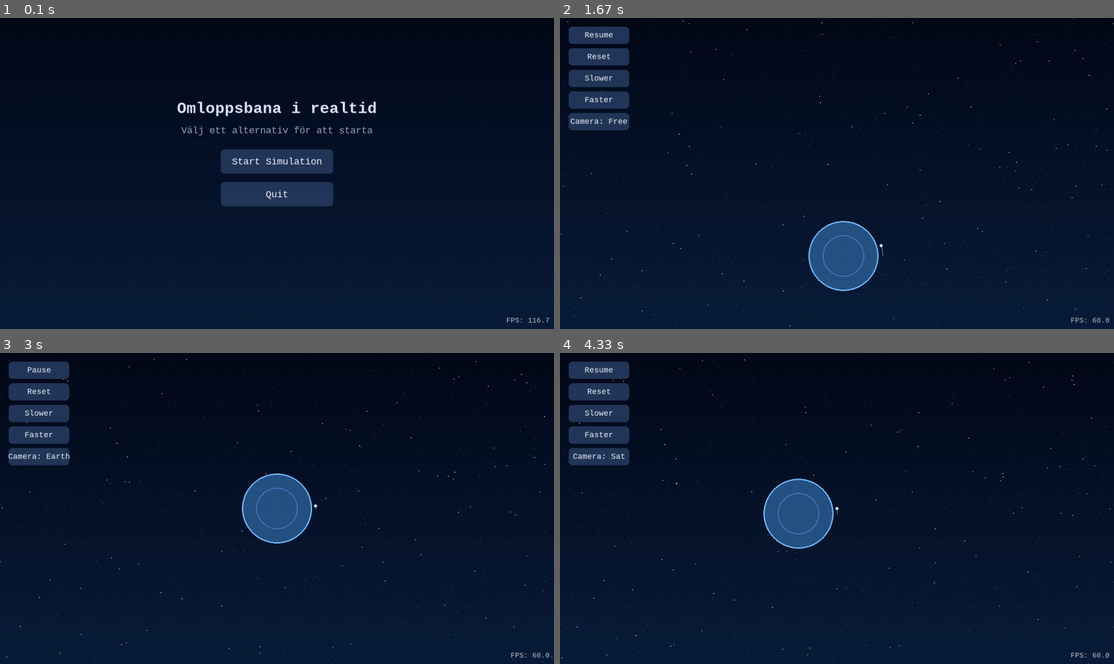
Above: before the commit, frames 1-4 (two rows, left to right).
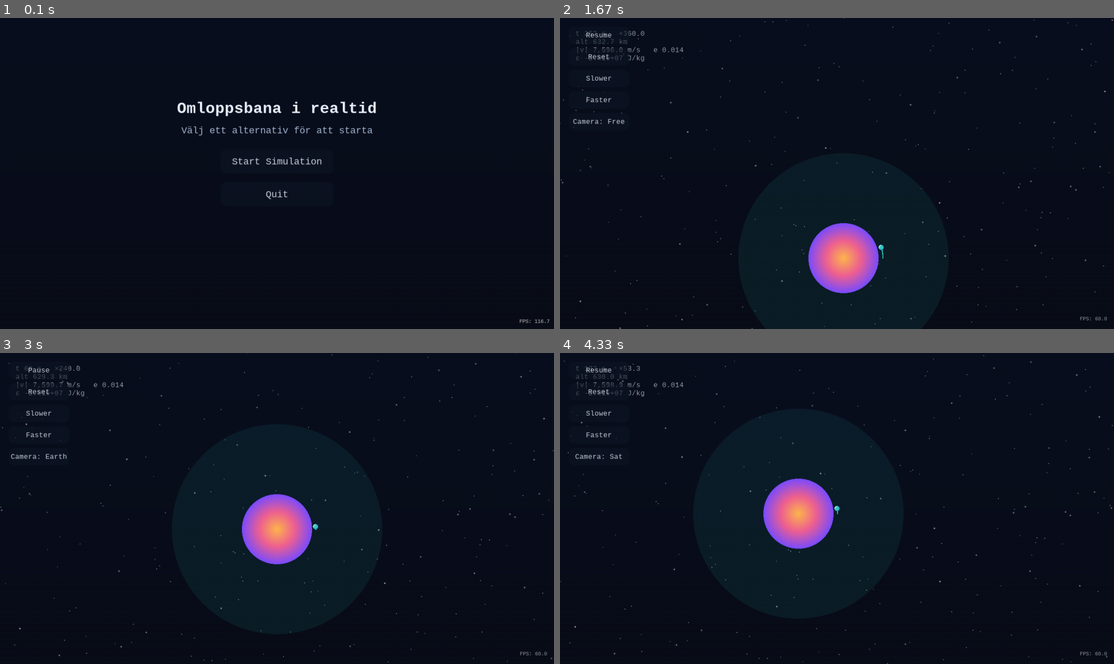
Above: after the commit, the same moments.

Repository: askel-dev/gymnasiearbete-omloppsbana
Game: pygame game, started from src/orbit_pygame.py
The game is run twice, just before and just after one commit, with the same random seed, the same clock (stepped at 60 frames per second) and the same inputs.
Inputs (mouse positions are in pixels of both pictures, inside the frame that each line leads up to):
- Up to frame 1 (0.1 s): no input
- Up to frame 2 (1.67 s): press the mouse at (837, 161) at 0.37 s; move the mouse to (748, 204) at 0.47 s; release the mouse at (665, 245) at 0.6 s; tap C at 0.67 s; press the mouse at (837, 161) at 1.03 s; move the mouse to (859, 198) at 1.13 s; release the mouse at (875, 238) at 1.27 s; hold Right from 1.33 s (still down); tap Space at 1.4 s
- Up to frame 3 (3 s): tap Space at 1.7, 1.9, 2.23, 2.53 s; release Right at 1.8 s; hold Up 1.83-2.13 s; tap C at 1.98 s; hold Right 2.17-2.63 s; press the mouse at (38, 390) at 2.7 s; move the mouse to (55, 446) at 2.8 s; release the mouse at (72, 499) at 2.93 s
- Up to frame 4 (4.33 s): hold Left 3-3.53 s; tap Space at 3.07, 3.37, 3.63, 3.97, 4.27 s; tap C at 3.15 s; hold Down 3.57-3.87 s; hold Left 3.9-4.3 s

The runs differ from the first frame. In frame 1, 29% of the frame differs, in the area x 0-100%, y 42-100%; in frame 2, 23%; in frame 3, 29%; in frame 4, 29%, in the area x 0-100%, y 0-100%.

Commit message:
Redesign orbital visualization aesthetics

Diff:
--- a/src/orbit_pygame.py
+++ b/src/orbit_pygame.py
@@ -14,7 +14,12 @@
 from logging_utils import RunLogger
 
 
-def create_vertical_gradient(width: int, height: int, top_color: tuple[int, int, int], bottom_color: tuple[int, int, int]) -> pygame.Surface:
+def create_vertical_gradient(
+    width: int,
+    height: int,
+    top_color: tuple[int, int, int],
+    bottom_color: tuple[int, int, int],
+) -> pygame.Surface:
     surface = pygame.Surface((width, height))
     for y in range(height):
         ratio = y / max(1, height - 1)
@@ -26,58 +31,137 @@
     return surface.convert()
 
 
-def draw_text_with_shadow(surface: pygame.Surface, font: pygame.font.Font, text: str, position: tuple[int, int]) -> None:
-    shadow_color = HUD_SHADOW_COLOR[:3]
-    shadow_surf = font.render(text, True, shadow_color)
-    if len(HUD_SHADOW_COLOR) == 4:
-        shadow_surf.set_alpha(HUD_SHADOW_COLOR[3])
+def draw_text_with_shadow(
+    surface: pygame.Surface,
+    font: pygame.font.Font,
+    text: str,
+    position: tuple[int, int],
+    *,
+    shadow: bool = False,
+) -> None:
     text_surf = font.render(text, True, HUD_TEXT_COLOR)
-    x, y = position
-    surface.blit(shadow_surf, (x + 2, y + 2))
+    if HUD_TEXT_ALPHA < 255:
+        text_surf.set_alpha(HUD_TEXT_ALPHA)
+    if shadow:
+        shadow_color = HUD_SHADOW_COLOR[:3]
+        shadow_surf = font.render(text, True, shadow_color)
+        if len(HUD_SHADOW_COLOR) == 4:
+            shadow_surf.set_alpha(HUD_SHADOW_COLOR[3])
+        x, y = position
+        surface.blit(shadow_surf, (x + 1, y + 1))
     surface.blit(text_surf, position)
 
 
+def _lerp_color(c1: tuple[int, int, int], c2: tuple[int, int, int], t: float) -> tuple[int, int, int]:
+    return tuple(int(c1[i] + (c2[i] - c1[i]) * t) for i in range(3))
+
+
 @lru_cache(maxsize=128)
-def _earth_surface(radius: int) -> pygame.Surface:
+def _planet_surface(radius: int) -> pygame.Surface:
+    if radius <= 0:
+        return pygame.Surface((1, 1), pygame.SRCALPHA)
+
+    outer_radius = max(radius * 3, radius + 12)
+    size = outer_radius * 2
+    surface = pygame.Surface((size, size), pygame.SRCALPHA)
+    center = outer_radius
+
+    inner_halo_radius = max(radius * 2, radius + 4)
+    outer_halo_radius = max(radius * 3, inner_halo_radius + 4)
+
+    pygame.draw.circle(surface, INNER_HALO_COLOR, (center, center), inner_halo_radius)
+    pygame.draw.circle(surface, OUTER_HALO_COLOR, (center, center), outer_halo_radius)
+
     diameter = radius * 2
-    ring_width = max(1, min(3, radius // 6 + 1))
-    padding = ring_width + 3
-    size = diameter + padding * 2
-    surface = pygame.Surface((size, size), pygame.SRCALPHA)
-    center = size // 2
-    if radius <= 0:
-        return surface
-
-    pygame.draw.circle(surface, EARTH_FILL_COLOR, (center, center), radius)
-
-    pygame.draw.circle(surface, EARTH_PRIMARY_RING_COLOR, (center, center), radius, ring_width)
-
-    inner_radius = int(radius * 0.6)
-    inner_ring_width = max(1, ring_width - 1)
-    if inner_radius > inner_ring_width:
-        pygame.draw.circle(
-            surface,
-            EARTH_SECONDARY_RING_COLOR,
-            (center, center),
-            inner_radius,
-            inner_ring_width,
-        )
-
+    planet_surface = pygame.Surface((diameter, diameter), pygame.SRCALPHA)
+    planet_center = radius - 0.5
+    for y in range(diameter):
+        for x in range(diameter):
+            dx = x - planet_center
+            dy = y - planet_center
+            dist = math.hypot(dx, dy)
+            if dist > radius:
+                continue
+            t = dist / max(1, radius)
+            if t <= 0.5:
+                color = _lerp_color(PLANET_COLOR_CORE, PLANET_COLOR_MID, t / 0.5)
+            else:
+                color = _lerp_color(PLANET_COLOR_MID, PLANET_COLOR_EDGE, (t - 0.5) / 0.5)
+            planet_surface.set_at((x, y), (*color, 255))
+
+    surface.blit(planet_surface, (center - radius, center - radius))
     return surface
 
 
 def draw_earth(surface: pygame.Surface, position: tuple[int, int], radius: int) -> None:
     if radius <= 0:
         return
-    earth_surface = _earth_surface(radius)
+    earth_surface = _planet_surface(radius)
     rect = earth_surface.get_rect(center=position)
     surface.blit(earth_surface, rect)
 
 
-def draw_satellite(surface: pygame.Surface, position: tuple[int, int]) -> None:
-    pygame.draw.circle(surface, SAT_COLOR, position, SAT_RADIUS)
-    if SAT_OUTLINE_WIDTH > 0:
-        pygame.draw.circle(surface, SAT_OUTLINE_COLOR, position, SAT_RADIUS, SAT_OUTLINE_WIDTH)
+@lru_cache(maxsize=64)
+def _satellite_surface(radius: int) -> pygame.Surface:
+    size = radius * 4
+    surface = pygame.Surface((size, size), pygame.SRCALPHA)
+    center = size // 2
+    light_dir = SAT_LIGHT_DIR
+    length = math.hypot(light_dir[0], light_dir[1])
+    if length != 0:
+        light_dir = (light_dir[0] / length, light_dir[1] / length)
+    for y in range(size):
+        for x in range(size):
+            dx = x - center + 0.5
+            dy = y - center + 0.5
+            dist = math.hypot(dx, dy)
+            if dist > radius:
+                continue
+            t = dist / max(1, radius)
+            base_color = _lerp_color(SAT_COLOR_CORE, SAT_COLOR_EDGE, t)
+            nx = dx / max(1e-6, radius)
+            ny = dy / max(1e-6, radius)
+            dot = max(0.0, nx * light_dir[0] + ny * light_dir[1])
+            rim = min(1.0, (t ** 1.5) * (dot ** 2) * 2.0)
+            color = _lerp_color(base_color, SAT_HIGHLIGHT_COLOR, rim)
+            surface.set_at((x, y), (*color, 255))
+    return surface
+
+
+def draw_satellite(
+    surface: pygame.Surface,
+    position: tuple[int, int],
+    planet_position: tuple[int, int] | None,
+    radius: int,
+) -> None:
+    if radius <= 0:
+        return
+
+    if planet_position is not None:
+        dx = planet_position[0] - position[0]
+        dy = planet_position[1] - position[1]
+        distance = math.hypot(dx, dy)
+        if distance != 0:
+            offset_scale = radius * 0.6
+            offset_x = int(dx / distance * offset_scale)
+            offset_y = int(dy / distance * offset_scale)
+        else:
+            offset_x = offset_y = 0
+        shadow_surface = pygame.Surface((radius * 4, radius * 4), pygame.SRCALPHA)
+        pygame.draw.circle(
+            shadow_surface,
+            SAT_SHADOW_COLOR,
+            (radius * 2, radius * 2),
+            radius,
+        )
+        shadow_rect = shadow_surface.get_rect(
+            center=(position[0] + offset_x, position[1] + offset_y)
+        )
+        surface.blit(shadow_surface, shadow_rect)
+
+    sat_surface = _satellite_surface(radius)
+    sat_rect = sat_surface.get_rect(center=position)
+    surface.blit(sat_surface, sat_rect)
 
 
 def draw_velocity_arrow(surface: pygame.Surface, start: tuple[int, int], end: tuple[int, int], head_length: int, head_angle: float) -> None:
@@ -94,35 +178,46 @@
     pygame.draw.polygon(surface, VEL_COLOR, [end, left, right])
 
 
-def generate_starfield(num_stars: int) -> list[dict[str, float | tuple[int, int]]]:
-    stars: list[dict[str, float | tuple[int, int]]] = []
+def generate_starfield(num_stars: int) -> list[dict[str, object]]:
+    stars: list[dict[str, object]] = []
     for _ in range(num_stars):
         x = random.uniform(0, WIDTH)
         y = random.uniform(0, HEIGHT)
-        size = random.choice([1, 1, 1, 2])
-        brightness = random.randint(140, 220)
-        parallax = random.uniform(0.05, 0.35)
-        stars.append({
-            "pos": (x, y),
-            "size": size,
-            "brightness": brightness,
-            "parallax": parallax,
-        })
+        radius = random.choice([1, 1, 1, 2])
+        alpha = random.randint(80, 150)
+        base = random.randint(200, 240)
+        color = (
+            max(0, base - random.randint(10, 25)),
+            max(0, base - random.randint(5, 15)),
+            base,
+        )
+        star_surface = pygame.Surface((radius * 2, radius * 2), pygame.SRCALPHA)
+        pygame.draw.circle(
+            star_surface,
+            (*color, alpha),
+            (radius, radius),
+            radius,
+        )
+        stars.append(
+            {
+                "pos": (x, y),
+                "surface": star_surface,
+                "radius": radius,
+            }
+        )
     return stars
 
 
 def draw_starfield(surface: pygame.Surface, camera_center: np.ndarray, ppm: float) -> None:
-    offset_x = camera_center[0] * ppm
-    offset_y = camera_center[1] * ppm
+    offset_x = camera_center[0] * ppm * STARFIELD_PARALLAX
+    offset_y = camera_center[1] * ppm * STARFIELD_PARALLAX
     for star in STARFIELD:
         base_x, base_y = star["pos"]  # type: ignore[index]
-        parallax = star["parallax"]  # type: ignore[index]
-        sx = int((base_x - offset_x * parallax) % WIDTH)
-        sy = int((base_y + offset_y * parallax) % HEIGHT)
-        brightness = star["brightness"]  # type: ignore[index]
-        color = (brightness, brightness, brightness)
-        size = star["size"]  # type: ignore[index]
-        surface.fill(color, (sx, sy, size, size))
+        star_surface = star["surface"]  # type: ignore[index]
+        radius = star["radius"]  # type: ignore[index]
+        sx = int((base_x - offset_x) % WIDTH)
+        sy = int((base_y + offset_y) % HEIGHT)
+        surface.blit(star_surface, (sx - radius, sy - radius))
 
 # =======================
 #   FYSIK & KONSTANTER
@@ -150,31 +245,42 @@
 # Dessa värden sätts om efter att displayen initierats, men behöver
 # startvärden för typkontroller och tooling.
 WIDTH, HEIGHT = 1000, 800
-BG_COLOR_TOP = (5, 10, 25)
-BG_COLOR_BOTTOM = (10, 30, 60)
-EARTH_FILL_COLOR = (38, 82, 132)
-EARTH_PRIMARY_RING_COLOR = (120, 190, 255)
-EARTH_SECONDARY_RING_COLOR = (70, 130, 200)
-SAT_COLOR = (240, 245, 255)
-SAT_OUTLINE_COLOR = EARTH_PRIMARY_RING_COLOR
-SAT_RADIUS = 4
-SAT_OUTLINE_WIDTH = 1
-HUD_TEXT_COLOR = (245, 245, 245)
-HUD_SHADOW_COLOR = (0, 0, 0, 160)
-PREDICTION_COLOR = (120, 180, 255)
-VEL_COLOR = (255, 120, 120)
-BUTTON_COLOR = (35, 55, 90)
-BUTTON_HOVER_COLOR = (70, 110, 160)
-BUTTON_TEXT_COLOR = (240, 245, 250)
-MENU_TITLE_COLOR = (220, 230, 255)
-MENU_SUBTITLE_COLOR = (150, 165, 200)
-PERICENTER_COLOR = (255, 180, 120)
-APOCENTER_COLOR = (120, 200, 255)
-MARKER_OUTLINE_COLOR = (230, 240, 255)
-MARKER_OUTLINE_WIDTH = 1
-ORBIT_LINE_WIDTH = 1
-
-STARFIELD: list[dict[str, float | tuple[int, int]]] = []
+BG_COLOR_TOP = (11, 16, 32)
+BG_COLOR_BOTTOM = (10, 14, 25)
+PLANET_COLOR_CORE = (255, 183, 77)
+PLANET_COLOR_MID = (240, 98, 146)
+PLANET_COLOR_EDGE = (124, 77, 255)
+INNER_HALO_COLOR = (124, 77, 255, int(255 * 0.10))
+OUTER_HALO_COLOR = (46, 209, 195, int(255 * 0.08))
+SAT_COLOR_CORE = (65, 224, 162)
+SAT_COLOR_EDGE = (42, 170, 226)
+SAT_HIGHLIGHT_COLOR = (206, 255, 250)
+SAT_LIGHT_DIR = (-0.55, -0.4)
+SAT_SHADOW_COLOR = (6, 12, 24, 120)
+SAT_BASE_RADIUS = 6
+HUD_TEXT_COLOR = (234, 241, 255)
+HUD_TEXT_ALPHA = int(255 * 0.85)
+HUD_SHADOW_COLOR = (10, 15, 30, 120)
+ORBIT_PRIMARY_COLOR = (46, 209, 195)
+ORBIT_SECONDARY_COLOR = (46, 209, 195, 160)
+ORBIT_LINE_WIDTH = 2
+TRAIL_COLOR = (46, 209, 195)
+TRAIL_MAX_DURATION = 1.0
+VEL_COLOR = (46, 209, 195)
+BUTTON_COLOR = (16, 24, 38, int(255 * 0.6))
+BUTTON_HOVER_COLOR = (28, 44, 66, int(255 * 0.68))
+BUTTON_TEXT_COLOR = (234, 241, 255)
+BUTTON_RADIUS = 12
+MENU_TITLE_COLOR = (234, 241, 255)
+MENU_SUBTITLE_COLOR = (164, 182, 210)
+LABEL_BACKGROUND_COLOR = (12, 18, 30, int(255 * 0.18))
+LABEL_MARKER_COLOR = (46, 209, 195)
+LABEL_TEXT_COLOR = (234, 241, 255)
+LABEL_MARKER_ALPHA = int(255 * 0.9)
+FPS_TEXT_ALPHA = int(255 * 0.6)
+STARFIELD_PARALLAX = 0.12
+
+STARFIELD: list[dict[str, object]] = []
 
 def compute_pixels_per_meter(width: int, height: int) -> float:
     return 0.25 * (min(width, height) / (2.0 * np.linalg.norm(R0)))
@@ -230,6 +336,27 @@
     return max(lo, min(hi, val))
 
 
+def compute_satellite_radius(r_magnitude: float) -> int:
+    altitude = max(0.0, r_magnitude - EARTH_RADIUS)
+    scale = 1.0 + clamp(altitude / 20_000_000.0, 0.0, 0.2)
+    return max(3, int(round(SAT_BASE_RADIUS * scale)))
+
+
+def draw_orbit_line(
+    surface: pygame.Surface,
+    color: tuple[int, int, int] | tuple[int, int, int, int],
+    points: list[tuple[int, int]],
+    width: int,
+) -> None:
+    if len(points) < 2:
+        return
+    if width <= 1:
+        pygame.draw.aalines(surface, color, False, points)
+    else:
+        pygame.draw.lines(surface, color, False, points, width)
+        pygame.draw.aalines(surface, color, False, points)
+
+
 def compute_orbit_prediction(r_init: np.ndarray, v_init: np.ndarray) -> tuple[float | None, list[tuple[float, float]]]:
     eps = energy_specific(r_init, v_init)
     if eps >= 0.0:
@@ -272,7 +399,14 @@
             mouse_pos = pygame.mouse.get_pos()
         hovered = self.rect.collidepoint(mouse_pos)
         color = BUTTON_HOVER_COLOR if hovered else BUTTON_COLOR
-        pygame.draw.rect(surface, color, self.rect, border_radius=8)
+        button_surface = pygame.Surface(self.rect.size, pygame.SRCALPHA)
+        pygame.draw.rect(
+            button_surface,
+            color,
+            button_surface.get_rect(),
+            border_radius=BUTTON_RADIUS,
+        )
+        surface.blit(button_surface, self.rect.topleft)
         text_value = self.get_text()
         font_id = id(font)
         if (
@@ -284,6 +418,9 @@
             self._cached_text = text_value
             self._cached_font_id = font_id
         text_surf = self._cached_text_surface
+        if HUD_TEXT_ALPHA < 255:
+            text_surf = text_surf.copy()
+            text_surf.set_alpha(HUD_TEXT_ALPHA)
         text_rect = text_surf.get_rect(center=self.rect.center)
         surface.blit(text_surf, text_rect)
 
@@ -298,7 +435,7 @@
 def main():
     pygame.init()
     pygame.display.set_caption("Omloppsbana i realtid (Pygame + RK4)")
-    font_fps = pygame.font.SysFont("consolas", 18)
+    font_fps = pygame.font.SysFont("consolas", 14)
 
     fullscreen_flags = FULLSCREEN | DOUBLEBUF
     borderless_flags = NOFRAME | DOUBLEBUF
@@ -324,14 +461,14 @@
     update_display_metrics(screen_width, screen_height)
 
     clock = pygame.time.Clock()
-    font = pygame.font.SysFont("consolas", 20)
+    font = pygame.font.SysFont("consolas", 18)
     title_font = pygame.font.SysFont("consolas", 40, bold=True)
     subtitle_font = pygame.font.SysFont("consolas", 24)
 
     gradient_bg = create_vertical_gradient(WIDTH, HEIGHT, BG_COLOR_TOP, BG_COLOR_BOTTOM)
     global STARFIELD
     if not STARFIELD:
-        STARFIELD = generate_starfield(450)
+        STARFIELD = generate_starfield(220)
 
     # Simuleringsstate
     r = R0.copy()
@@ -351,6 +488,7 @@
     orbit_prediction_points: list[tuple[float, float]] = []
 
     orbit_markers: deque[tuple[str, float, float, float]] = deque(maxlen=20)
+    trail_history: deque[tuple[float, float, float]] = deque(maxlen=1200)
 
     # tidsackumulator för fast fysik
     accumulator = 0.0
@@ -374,7 +512,7 @@
         nonlocal r, v, t_sim, paused, ppm, real_time_speed
         nonlocal accumulator, last_time, log_step_counter, prev_r, prev_dr
         nonlocal impact_logged, escape_logged, ppm_target
-        nonlocal camera_center, orbit_markers, camera_target
+        nonlocal camera_center, orbit_markers, camera_target, trail_history
         nonlocal camera_mode, is_dragging_camera
         nonlocal orbit_prediction_period, orbit_prediction_points
         close_logger()
@@ -393,6 +531,7 @@
         impact_logged = False
         escape_logged = False
         orbit_markers.clear()
+        trail_history.clear()
         camera_center[:] = (0.0, 0.0)
         camera_target[:] = (0.0, 0.0)
         camera_mode = "earth"
@@ -674,6 +813,8 @@
                 if event_type is not None:
                     orbit_markers.append((event_type, float(r[0]), float(r[1]), rmag))
 
+                trail_history.append((float(r[0]), float(r[1]), time.perf_counter()))
+
                 if logger is not None:
                     log_step_counter += 1
                     vmag = float(np.linalg.norm(v))
@@ -724,6 +865,11 @@
 
             accumulator = 0.0
 
+        now_time = time.perf_counter()
+        cutoff_time = now_time - TRAIL_MAX_DURATION
+        while trail_history and trail_history[0][2] < cutoff_time:
+            trail_history.popleft()
+
         # --- Render ---
         # Smooth zoom mot mål
         ppm += (ppm_target - ppm) * 0.1
@@ -731,7 +877,8 @@
 
         # Kamera-targets
         if camera_mode == "earth":
-            camera_target[:] = (0.0, 0.0)
+            view_offset = (HEIGHT * 0.08) / max(ppm, 1e-6)
+            camera_target[:] = (0.0, view_offset)
         elif camera_mode == "satellite":
             camera_target[:] = (r[0], r[1])
         else:
@@ -744,22 +891,8 @@
 
         camera_center_tuple = (float(camera_center[0]), float(camera_center[1]))
         mouse_pos = pygame.mouse.get_pos()
-
-        # Jorden
+        rmag = float(np.linalg.norm(r))
         earth_screen_pos = world_to_screen(0.0, 0.0, ppm, camera_center_tuple)
-
-
-        # --- FPS Counter ---
-        fps_value = clock.get_fps()
-        fps_text = font_fps.render(f"FPS: {fps_value:.1f}", True, (200, 200, 200))
-
-        # placera i nedre högra hörnet
-        text_rect = fps_text.get_rect(bottomright=(WIDTH - 10, HEIGHT - 10))
-        screen.blit(fps_text, text_rect)
-
-        earth_radius_px = max(1, int(EARTH_RADIUS * ppm))
-        draw_earth(screen, earth_screen_pos, earth_radius_px)
-
 
         if orbit_prediction_points:
             if orbit_prediction_period is None or orbit_prediction_period <= 0.0:
@@ -776,59 +909,125 @@
                     world_to_screen(px, py, ppm, camera_center_tuple)
                     for px, py in partial_points
                 ]
-                pygame.draw.lines(screen, PREDICTION_COLOR, False, screen_points, ORBIT_LINE_WIDTH)
-
-        # Satellit
+                draw_orbit_line(screen, ORBIT_PRIMARY_COLOR, screen_points, ORBIT_LINE_WIDTH)
+
+        earth_radius_px = max(1, int(EARTH_RADIUS * ppm))
+        draw_earth(screen, earth_screen_pos, earth_radius_px)
+
+        if len(trail_history) >= 2:
+            trail_surface = pygame.Surface((WIDTH, HEIGHT), pygame.SRCALPHA)
+            trail_points: list[tuple[tuple[int, int], int]] = []
+            for px, py, ts in trail_history:
+                age = now_time - ts
+                if age > TRAIL_MAX_DURATION:
+                    continue
+                point = world_to_screen(px, py, ppm, camera_center_tuple)
+                alpha = int(255 * clamp(1.0 - age / TRAIL_MAX_DURATION, 0.0, 1.0))
+                trail_points.append((point, alpha))
+            if len(trail_points) >= 2:
+                for (p1, a1), (p2, a2) in zip(trail_points[:-1], trail_points[1:]):
+                    alpha = min(a1, a2)
+                    if alpha <= 0:
+                        continue
+                    color = (*TRAIL_COLOR, alpha)
+                    pygame.draw.line(trail_surface, color, p1, p2, 2)
+                screen.blit(trail_surface, (0, 0))
+
         sat_pos = world_to_screen(r[0], r[1], ppm, camera_center_tuple)
-        draw_satellite(screen, sat_pos)
-
-        for marker_type, mx, my, mr in orbit_markers:
-            marker_pos = world_to_screen(mx, my, ppm, camera_center_tuple)
-            color = PERICENTER_COLOR if marker_type == "pericenter" else APOCENTER_COLOR
-            pygame.draw.circle(screen, color, marker_pos, 6)
-            if MARKER_OUTLINE_WIDTH > 0:
+        sat_radius_px = compute_satellite_radius(rmag)
+        draw_satellite(screen, sat_pos, earth_screen_pos, sat_radius_px)
+
+        if orbit_markers:
+            label_layer = pygame.Surface((WIDTH, HEIGHT), pygame.SRCALPHA)
+            for marker_type, mx, my, mr in orbit_markers:
+                marker_pos = world_to_screen(mx, my, ppm, camera_center_tuple)
                 pygame.draw.circle(
-                    screen,
-                    MARKER_OUTLINE_COLOR,
+                    label_layer,
+                    (*LABEL_MARKER_COLOR, LABEL_MARKER_ALPHA),
                     marker_pos,
-                    6,
-                    MARKER_OUTLINE_WIDTH,
+                    4,
                 )
-            label = "Periapsis" if marker_type == "pericenter" else "Apoapsis"
-            altitude_km = (mr - EARTH_RADIUS) / 1_000.0
-            text = f"{label}: {altitude_km:,.1f} km alt"
-            text_width, text_height = font.size(text)
-            text_rect = pygame.Rect(0, 0, text_width, text_height)
-            if marker_type == "pericenter":
-                text_rect.midbottom = (marker_pos[0], marker_pos[1] - 10)
-            else:
-                text_rect.midtop = (marker_pos[0], marker_pos[1] + 10)
-            draw_text_with_shadow(screen, font, text, text_rect.topleft)
+                distance_px = math.hypot(marker_pos[0] - sat_pos[0], marker_pos[1] - sat_pos[1])
+                if distance_px > 120:
+                    continue
+                label = "Periapsis" if marker_type == "pericenter" else "Apoapsis"
+                altitude_km = (mr - EARTH_RADIUS) / 1_000.0
+                text = f"{label}: {altitude_km:,.1f} km"
+                text_surf = font.render(text, True, LABEL_TEXT_COLOR)
+                if HUD_TEXT_ALPHA < 255:
+                    text_surf.set_alpha(HUD_TEXT_ALPHA)
+                padding = 6
+                bg_rect = pygame.Rect(
+                    0,
+                    0,
+                    text_surf.get_width() + padding * 2,
+                    text_surf.get_height() + padding * 2,
+                )
+                direction = -1 if marker_type == "pericenter" else 1
+                line_length = 18
+                anchor_y = marker_pos[1] + direction * line_length
+                bg_rect.center = (
+                    marker_pos[0],
+                    int(anchor_y + direction * (bg_rect.height / 2 + 6)),
+                )
+                pygame.draw.line(
+                    label_layer,
+                    (*LABEL_MARKER_COLOR, int(LABEL_MARKER_ALPHA * 0.6)),
+                    marker_pos,
+                    (marker_pos[0], anchor_y),
+                    2,
+                )
+                pygame.draw.rect(
+                    label_layer,
+                    LABEL_BACKGROUND_COLOR,
+                    bg_rect,
+                    border_radius=10,
+                )
+                label_layer.blit(text_surf, (bg_rect.left + padding, bg_rect.top + padding))
+            screen.blit(label_layer, (0, 0))
 
         # HUD
-        rmag = np.linalg.norm(r)
-        vmag = np.linalg.norm(v)
+        vmag = float(np.linalg.norm(v))
         eps = energy_specific(r, v)
         e = eccentricity(r, v)
-        vx, vy = v
+        altitude_km = (rmag - EARTH_RADIUS) / 1_000.0
         hud_lines = [
-            f"t = {t_sim:,.0f} s    (speed: {real_time_speed:.2f}x)",
-            f"|r| = {rmag/1e6:.2f} Mm    |v| = {vmag:,.1f} m/s",
-            f"v_x = {vx: .1f} m/s    v_y = {vy: .1f} m/s",
-            f"energy = {eps: .3e} J/kg    e = {e:.4f}",
-            "SPACE: paus | R: reset | +/-: zoom | C: kamera",
-            "Mushjul: zoom | Dra med vänster musknapp för att panorera kameran",
-            "←/→: -/+ 1.5x speed   ↑/↓: ×2/÷2 speed   ESC: quit",
-            "Knapparna till vänster speglar kontrollerna",
-            "Kamera-knappen eller C växlar fokus mellan jord, satellit och fri kamera",
+            f"t {t_sim:,.0f} s   ×{real_time_speed:.1f}",
+            f"alt {altitude_km:,.1f} km",
+            f"|v| {vmag:,.1f} m/s   e {e:.3f}",
+            f"ε {eps: .2e} J/kg",
         ]
-        y = 10
-        #for line in hud_lines:
-            #draw_text_with_shadow(screen, font, line, (10, y))
-            #y += 24
+        padding_x = 16
+        padding_y = 14
+        line_height = font.get_linesize()
+        hud_width = max(font.size(line)[0] for line in hud_lines) + padding_x * 2
+        hud_height = line_height * len(hud_lines) + padding_y
+        hud_surface = pygame.Surface((hud_width, hud_height), pygame.SRCALPHA)
+        pygame.draw.rect(
+            hud_surface,
+            LABEL_BACKGROUND_COLOR,
+            hud_surface.get_rect(),
+            border_radius=14,
+        )
+        for index, line in enumerate(hud_lines):
+            text_surf = font.render(line, True, HUD_TEXT_COLOR)
+            if HUD_TEXT_ALPHA < 255:
+                text_surf.set_alpha(HUD_TEXT_ALPHA)
+            hud_surface.blit(
+                text_surf,
+                (padding_x, int(padding_y / 2) + index * line_height),
+            )
+        screen.blit(hud_surface, (20, 20))
 
         for btn in sim_buttons:
             btn.draw(screen, font, mouse_pos)
+
+        fps_value = clock.get_fps()
+        fps_text = font_fps.render(f"FPS: {fps_value:.1f}", True, HUD_TEXT_COLOR)
+        if FPS_TEXT_ALPHA < 255:
+            fps_text.set_alpha(FPS_TEXT_ALPHA)
+        fps_rect = fps_text.get_rect(bottomright=(WIDTH - 16, HEIGHT - 16))
+        screen.blit(fps_text, fps_rect)
 
         pygame.display.flip()
         clock.tick()
